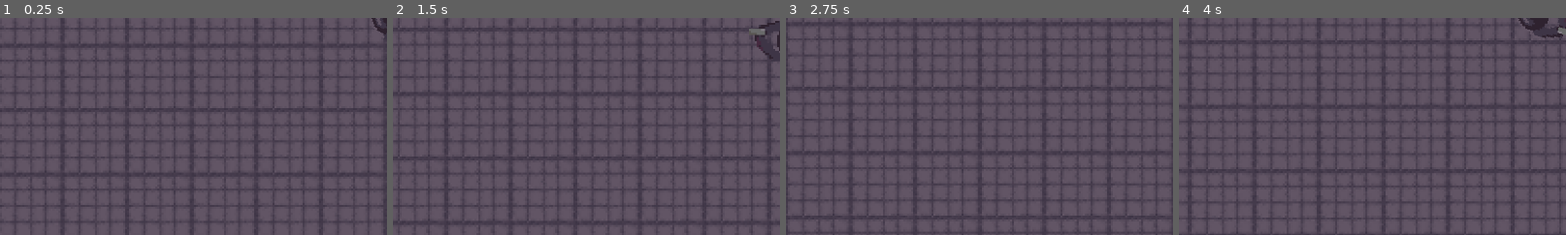
Above: before the commit, frames 1-4 (left to right).
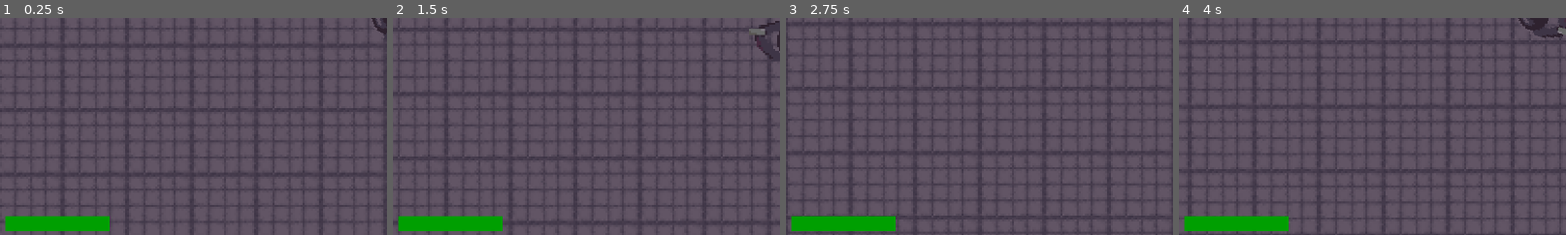
Above: after the commit, the same moments.

Repository: olzorz/THOA-SWMG
Game: Godot game, scene res://Scenes/game_scene.tscn
The game is run twice, just before and just after one commit, with the same random seed, the same clock (stepped at 60 frames per second) and the same inputs.
Inputs (mouse positions are % of the whole screen's width and height, from its top left):
- Up to frame 1 (0.25 s): no input
- Up to frame 2 (1.5 s): tap Enter at 0.5 s; move the mouse to (72, 45) at 0.52 s; hold D (move_right) 0.53-1.28 s; click (72, 45) at 0.6 s; move the mouse to (30, 55) at 1.27 s; hold S (move_down) from 1.28 s (still down); click (30, 55) at 1.35 s
- Up to frame 3 (2.75 s): move the mouse to (60, 28) at 2.02 s; release S (move_down) at 2.03 s; hold D (move_right) from 2.03 s (still down); click (60, 28) at 2.1 s
- Up to frame 4 (4 s): move the mouse to (45, 70) at 2.77 s; release D (move_right) at 2.78 s; hold W (move_up) 2.78-3.53 s; click (45, 70) at 2.85 s; move the mouse to (80, 65) at 3.52 s; hold A (move_left) from 3.53 s (still down); click (80, 65) at 3.6 s
The pictures show only the part of the screen within x 0-50%, y 50-100%; the shares and areas given below are measured in that part.

The runs differ from the first frame. In frame 1, 1.9% of the frame differs, in the area x 1-29%, y 91-99%; in frame 2, 1.9%; in frame 3, 1.9%; in frame 4, 1.9%.

Commit message:
Added health bar
Health bar now displayed on screen.

Diff:
--- a/Scenes/game_scene.tscn
+++ b/Scenes/game_scene.tscn
@@ -24,6 +24,12 @@
 "points": PackedVector2Array(0, 0, 0, 0, 128, 69, 0, 0, 0, 0, -118, 68, 0, 0, 0, 0, -117, -79, 0, 0, 0, 0, 128, -79)
 }
 point_count = 4
+
+[sub_resource type="StyleBoxFlat" id="StyleBoxFlat_6h5vk"]
+bg_color = Color(0.8704408, 0, 0.06446939, 1)
+
+[sub_resource type="StyleBoxFlat" id="StyleBoxFlat_fiftr"]
+bg_color = Color(0, 0.62472594, 0.0035181653, 1)
 
 [node name="game_scene" type="Node2D" unique_id=158784429]
 
@@ -62,4 +68,19 @@
 [node name="Timer" type="Timer" parent="." unique_id=1947672736]
 autostart = true
 
+[node name="CanvasLayer" type="CanvasLayer" parent="." unique_id=1374661619]
+
+[node name="HealthBar" type="ProgressBar" parent="CanvasLayer" unique_id=1036613106]
+anchors_preset = 2
+anchor_top = 1.0
+anchor_bottom = 1.0
+offset_left = 8.0
+offset_top = -28.0
+offset_right = 163.0
+offset_bottom = -6.0
+grow_vertical = 0
+theme_override_styles/background = SubResource("StyleBoxFlat_6h5vk")
+theme_override_styles/fill = SubResource("StyleBoxFlat_fiftr")
+show_percentage = false
+
 [connection signal="timeout" from="Timer" to="player/SpawnerEngine" method="spawn_mob"]
--- a/Scenes/player.tscn
+++ b/Scenes/player.tscn
@@ -30,4 +30,5 @@
 max_health = 5
 metadata/_custom_type_script = "uid://dnqtsnqt7tibk"
 
+[connection signal="damaged" from="HealthComponent" to="." method="damaged"]
 [connection signal="dead" from="HealthComponent" to="." method="is_dead"]
--- a/Scripts/bullet.gd
+++ b/Scripts/bullet.gd
@@ -12,7 +12,7 @@
 	queue_free()
 
 func _on_body_entered(body: Node2D) -> void:
-	queue_free()
 	var health_component := body.get_node_or_null("HealthComponent") as HealthComponent
 	if health_component:
 		health_component.take_damage(damage)
+	queue_free()
--- /dev/null
+++ b/Scripts/health_bar.gd
@@ -0,0 +1,13 @@
+#extends ProgressBar
+
+
+#@onready var camera := $"../Camera2D"
+#var offset : Vector2
+# Called when the node enters the scene tree for the first time.
+#func _ready() -> void:
+#	offset = global_position
+
+
+# Called every frame. 'delta' is the elapsed time since the previous frame.
+#func _process(delta: float) -> void:
+#	position = camera.global_position + offset
--- a/Scripts/health_component.gd
+++ b/Scripts/health_component.gd
@@ -1,15 +1,13 @@
 class_name HealthComponent extends Node
 
 signal dead
+signal damaged
 @export var max_health : int = 1
-var current_health : int
-
-# Called when the node enters the scene tree for the first time.
-func _ready() -> void:
-	current_health = max_health
+@onready var current_health : int = max_health
 
 
 func take_damage(damage : int):
 	current_health -= damage
 	if current_health <= 0:
 		dead.emit()
+	damaged.emit()
--- a/Scripts/player_movement.gd
+++ b/Scripts/player_movement.gd
@@ -3,6 +3,12 @@
 @export var movement_speed : float = 500
 var character_direction : Vector2
 const LOSE_SCREEN = preload("res://Scenes/lose_screen.tscn")
+@onready var health_component := $HealthComponent
+@onready var health_bar := $"../CanvasLayer/HealthBar"
+
+func _ready() -> void:
+	health_bar.max_value = health_component.max_health
+	health_bar.value = health_component.current_health
 
 func _physics_process(_delta: float) -> void:
 	character_direction.x = Input.get_axis("move_left", "move_right")
@@ -23,8 +29,14 @@
 
 
 func is_dead() -> void:
+	health_bar.value = 0
 	var lose_position := global_position
 	var lose := LOSE_SCREEN.instantiate()
 	lose.global_position = lose_position
 	get_parent().add_child(lose)
 	queue_free() # Replace with function body.
+
+
+
+func damaged() -> void:
+	health_bar.value = health_component.current_health
Not shown, added: Scripts/health_bar.gd.uid
